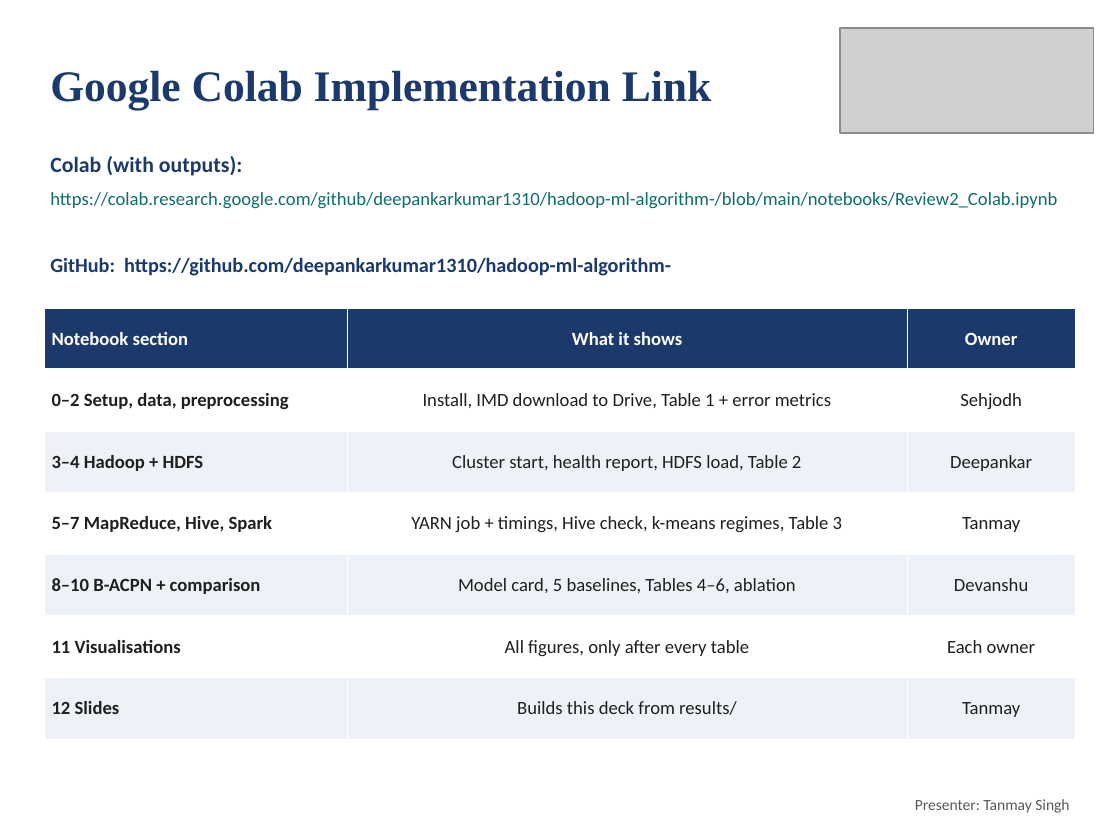
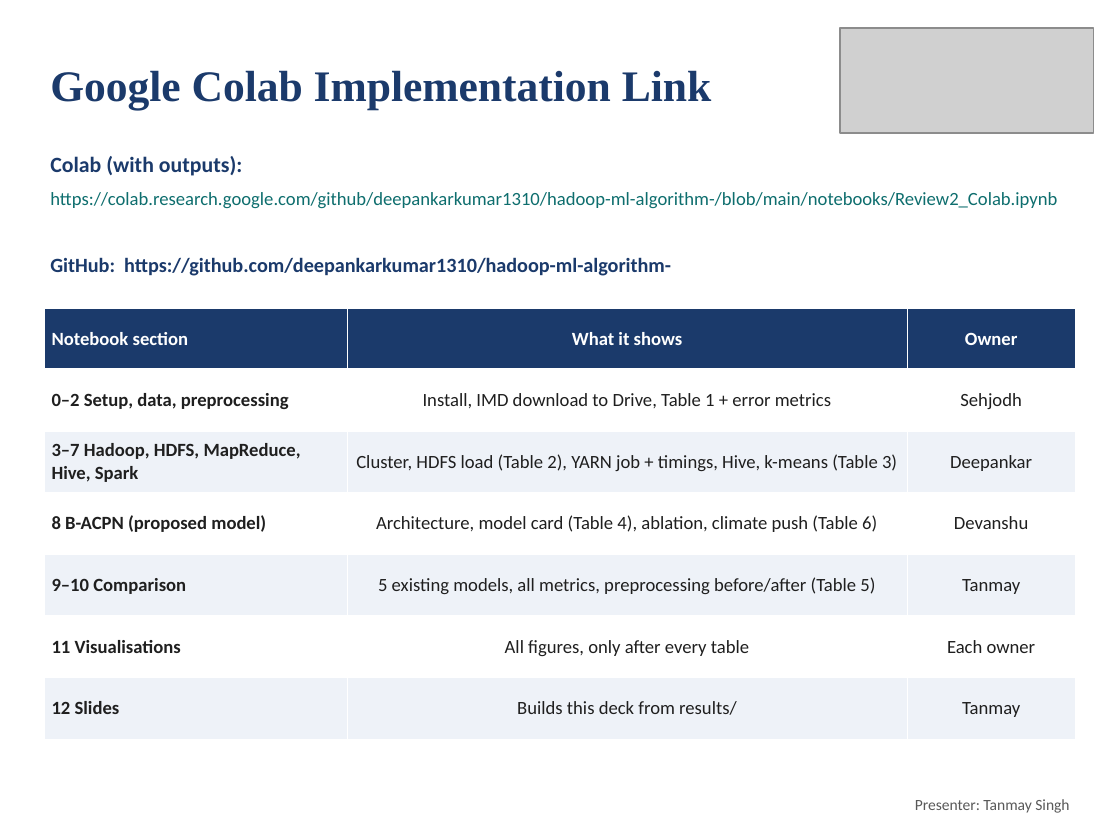
Before and after one commit to deepankarkumar1310/hadoop-ml-algorithm-, a slide deck: slide 33 of docs/Review2_Deck.pptx. Drawn at 1120x840 pixels with LibreOffice and Linux fonts; fonts in the diff are those of the drawing; grey boxes stand for pictures. Boxes give left, top, right and bottom in pixels: in the first picture for what was removed or moved away, otherwise in the second. Text is boxed around its words. In the diff, an @@ line names an element or a change of style, - is before the commit and + after.

Commit message:
Slide 33: Colab section owners match the task split (Deepankar 3-7, Devanshu 8, Tanmay 9-10)

```diff
--- a/docs/Review2_Deck.pptx
+++ b/docs/Review2_Deck.pptx
@@ table at bbox=[45, 308, 1075, 739] @@
-row 3, column 1: 3–4 Hadoop + HDFS
+row 3, column 1: 3–7 Hadoop, HDFS, MapReduce, Hive, Spark
-row 3, column 2: Cluster start, health report, HDFS load, Table 2
+row 3, column 2: Cluster, HDFS load (Table 2), YARN job + timings, Hive, k-means (Table 3)
-row 4: 5–7 MapReduce, Hive, Spark | YARN job + timings, Hive check, k-means regimes, Table 3 | Tanmay
+row 4: 8 B-ACPN (proposed model) | Architecture, model card (Table 4), ablation, climate push (Table 6) | Devanshu
-row 5: 8–10 B-ACPN + comparison | Model card, 5 baselines, Tables 4–6, ablation | Devanshu
+row 5: 9–10 Comparison | 5 existing models, all metrics, preprocessing before/after (Table 5) | Tanmay
```
Also in this commit, not shown: 1 other file.
